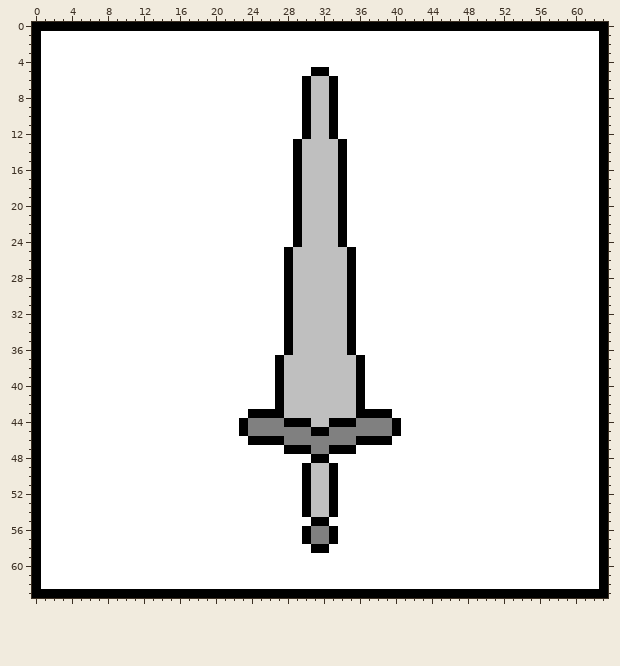
Edited in one commit: pixel-art sprite (android/assets/interface/passiv_attack_button.png). This is how it looked before the edit.
The file is 64x64 pixels.
The same view after the edit:
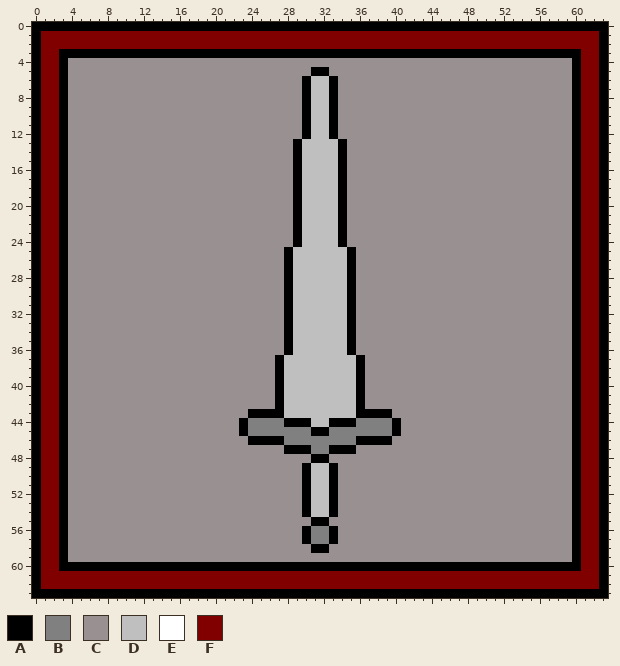
Palette (. is transparent): A #000000  B #808080  C #999191  D #bfbfbf  E #ffffff  F #800000
The edit:
Changed rows in their new state; - is an unchanged pixel.
first column x 1:
 1 FFFFFFFFFFFFFFFFFFFFFFFFFFFFFFFFFFFFFFFFFFFFFFFFFFFFFFFFFFFFFF
 2 FFFFFFFFFFFFFFFFFFFFFFFFFFFFFFFFFFFFFFFFFFFFFFFFFFFFFFFFFFFFFF
 3 FFAAAAAAAAAAAAAAAAAAAAAAAAAAAAAAAAAAAAAAAAAAAAAAAAAAAAAAAAAAFF
 4 FFACCCCCCCCCCCCCCCCCCCCCCCCCCCCCCCCCCCCCCCCCCCCCCCCCCCCCCCCAFF
 5 FFACCCCCCCCCCCCCCCCCCCCCCCCCCC--CCCCCCCCCCCCCCCCCCCCCCCCCCCAFF
 6 FFACCCCCCCCCCCCCCCCCCCCCCCCCC----CCCCCCCCCCCCCCCCCCCCCCCCCCAFF
 7 FFACCCCCCCCCCCCCCCCCCCCCCCCCC----CCCCCCCCCCCCCCCCCCCCCCCCCCAFF
 8 FFACCCCCCCCCCCCCCCCCCCCCCCCCC----CCCCCCCCCCCCCCCCCCCCCCCCCCAFF
 9 FFACCCCCCCCCCCCCCCCCCCCCCCCCC----CCCCCCCCCCCCCCCCCCCCCCCCCCAFF
10 FFACCCCCCCCCCCCCCCCCCCCCCCCCC----CCCCCCCCCCCCCCCCCCCCCCCCCCAFF
11 FFACCCCCCCCCCCCCCCCCCCCCCCCCC----CCCCCCCCCCCCCCCCCCCCCCCCCCAFF
12 FFACCCCCCCCCCCCCCCCCCCCCCCCCC----CCCCCCCCCCCCCCCCCCCCCCCCCCAFF
13 FFACCCCCCCCCCCCCCCCCCCCCCCCC------CCCCCCCCCCCCCCCCCCCCCCCCCAFF
14 FFACCCCCCCCCCCCCCCCCCCCCCCCC------CCCCCCCCCCCCCCCCCCCCCCCCCAFF
15 FFACCCCCCCCCCCCCCCCCCCCCCCCC------CCCCCCCCCCCCCCCCCCCCCCCCCAFF
16 FFACCCCCCCCCCCCCCCCCCCCCCCCC------CCCCCCCCCCCCCCCCCCCCCCCCCAFF
17 FFACCCCCCCCCCCCCCCCCCCCCCCCC------CCCCCCCCCCCCCCCCCCCCCCCCCAFF
18 FFACCCCCCCCCCCCCCCCCCCCCCCCC------CCCCCCCCCCCCCCCCCCCCCCCCCAFF
19 FFACCCCCCCCCCCCCCCCCCCCCCCCC------CCCCCCCCCCCCCCCCCCCCCCCCCAFF
20 FFACCCCCCCCCCCCCCCCCCCCCCCCC------CCCCCCCCCCCCCCCCCCCCCCCCCAFF
21 FFACCCCCCCCCCCCCCCCCCCCCCCCC------CCCCCCCCCCCCCCCCCCCCCCCCCAFF
22 FFACCCCCCCCCCCCCCCCCCCCCCCCC------CCCCCCCCCCCCCCCCCCCCCCCCCAFF
23 FFACCCCCCCCCCCCCCCCCCCCCCCCC------CCCCCCCCCCCCCCCCCCCCCCCCCAFF
24 FFACCCCCCCCCCCCCCCCCCCCCCCCC------CCCCCCCCCCCCCCCCCCCCCCCCCAFF
25 FFACCCCCCCCCCCCCCCCCCCCCCCC--------CCCCCCCCCCCCCCCCCCCCCCCCAFF
26 FFACCCCCCCCCCCCCCCCCCCCCCCC--------CCCCCCCCCCCCCCCCCCCCCCCCAFF
27 FFACCCCCCCCCCCCCCCCCCCCCCCC--------CCCCCCCCCCCCCCCCCCCCCCCCAFF
28 FFACCCCCCCCCCCCCCCCCCCCCCCC--------CCCCCCCCCCCCCCCCCCCCCCCCAFF
29 FFACCCCCCCCCCCCCCCCCCCCCCCC--------CCCCCCCCCCCCCCCCCCCCCCCCAFF
30 FFACCCCCCCCCCCCCCCCCCCCCCCC--------CCCCCCCCCCCCCCCCCCCCCCCCAFF
31 FFACCCCCCCCCCCCCCCCCCCCCCCC--------CCCCCCCCCCCCCCCCCCCCCCCCAFF
32 FFACCCCCCCCCCCCCCCCCCCCCCCC--------CCCCCCCCCCCCCCCCCCCCCCCCAFF
33 FFACCCCCCCCCCCCCCCCCCCCCCCC--------CCCCCCCCCCCCCCCCCCCCCCCCAFF
34 FFACCCCCCCCCCCCCCCCCCCCCCCC--------CCCCCCCCCCCCCCCCCCCCCCCCAFF
35 FFACCCCCCCCCCCCCCCCCCCCCCCC--------CCCCCCCCCCCCCCCCCCCCCCCCAFF
36 FFACCCCCCCCCCCCCCCCCCCCCCCC--------CCCCCCCCCCCCCCCCCCCCCCCCAFF
37 FFACCCCCCCCCCCCCCCCCCCCCCC----------CCCCCCCCCCCCCCCCCCCCCCCAFF
38 FFACCCCCCCCCCCCCCCCCCCCCCC----------CCCCCCCCCCCCCCCCCCCCCCCAFF
39 FFACCCCCCCCCCCCCCCCCCCCCCC----------CCCCCCCCCCCCCCCCCCCCCCCAFF
40 FFACCCCCCCCCCCCCCCCCCCCCCC----------CCCCCCCCCCCCCCCCCCCCCCCAFF
41 FFACCCCCCCCCCCCCCCCCCCCCCC----------CCCCCCCCCCCCCCCCCCCCCCCAFF
42 FFACCCCCCCCCCCCCCCCCCCCCCC----------CCCCCCCCCCCCCCCCCCCCCCCAFF
43 FFACCCCCCCCCCCCCCCCCCCC----------------CCCCCCCCCCCCCCCCCCCCAFF
44 FFACCCCCCCCCCCCCCCCCCC------------------CCCCCCCCCCCCCCCCCCCAFF
45 FFACCCCCCCCCCCCCCCCCCC------------------CCCCCCCCCCCCCCCCCCCAFF
46 FFACCCCCCCCCCCCCCCCCCCC----------------CCCCCCCCCCCCCCCCCCCCAFF
47 FFACCCCCCCCCCCCCCCCCCCCCCCC--------CCCCCCCCCCCCCCCCCCCCCCCCAFF
48 FFACCCCCCCCCCCCCCCCCCCCCCCCCCC--CCCCCCCCCCCCCCCCCCCCCCCCCCCAFF
49 FFACCCCCCCCCCCCCCCCCCCCCCCCCC----CCCCCCCCCCCCCCCCCCCCCCCCCCAFF
50 FFACCCCCCCCCCCCCCCCCCCCCCCCCC----CCCCCCCCCCCCCCCCCCCCCCCCCCAFF
51 FFACCCCCCCCCCCCCCCCCCCCCCCCCC----CCCCCCCCCCCCCCCCCCCCCCCCCCAFF
52 FFACCCCCCCCCCCCCCCCCCCCCCCCCC----CCCCCCCCCCCCCCCCCCCCCCCCCCAFF
53 FFACCCCCCCCCCCCCCCCCCCCCCCCCC----CCCCCCCCCCCCCCCCCCCCCCCCCCAFF
54 FFACCCCCCCCCCCCCCCCCCCCCCCCCC----CCCCCCCCCCCCCCCCCCCCCCCCCCAFF
55 FFACCCCCCCCCCCCCCCCCCCCCCCCCCC--CCCCCCCCCCCCCCCCCCCCCCCCCCCAFF
56 FFACCCCCCCCCCCCCCCCCCCCCCCCCC----CCCCCCCCCCCCCCCCCCCCCCCCCCAFF
57 FFACCCCCCCCCCCCCCCCCCCCCCCCCC----CCCCCCCCCCCCCCCCCCCCCCCCCCAFF
58 FFACCCCCCCCCCCCCCCCCCCCCCCCCCC--CCCCCCCCCCCCCCCCCCCCCCCCCCCAFF
59 FFACCCCCCCCCCCCCCCCCCCCCCCCCCCCCCCCCCCCCCCCCCCCCCCCCCCCCCCCAFF
60 FFAAAAAAAAAAAAAAAAAAAAAAAAAAAAAAAAAAAAAAAAAAAAAAAAAAAAAAAAAAFF
61 FFFFFFFFFFFFFFFFFFFFFFFFFFFFFFFFFFFFFFFFFFFFFFFFFFFFFFFFFFFFFF
62 FFFFFFFFFFFFFFFFFFFFFFFFFFFFFFFFFFFFFFFFFFFFFFFFFFFFFFFFFFFFFF
